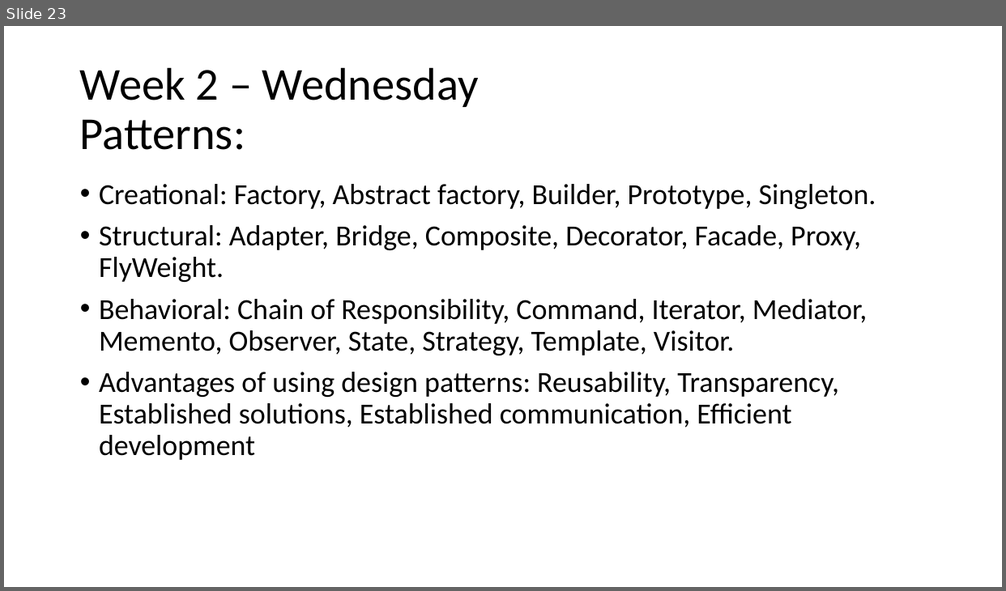
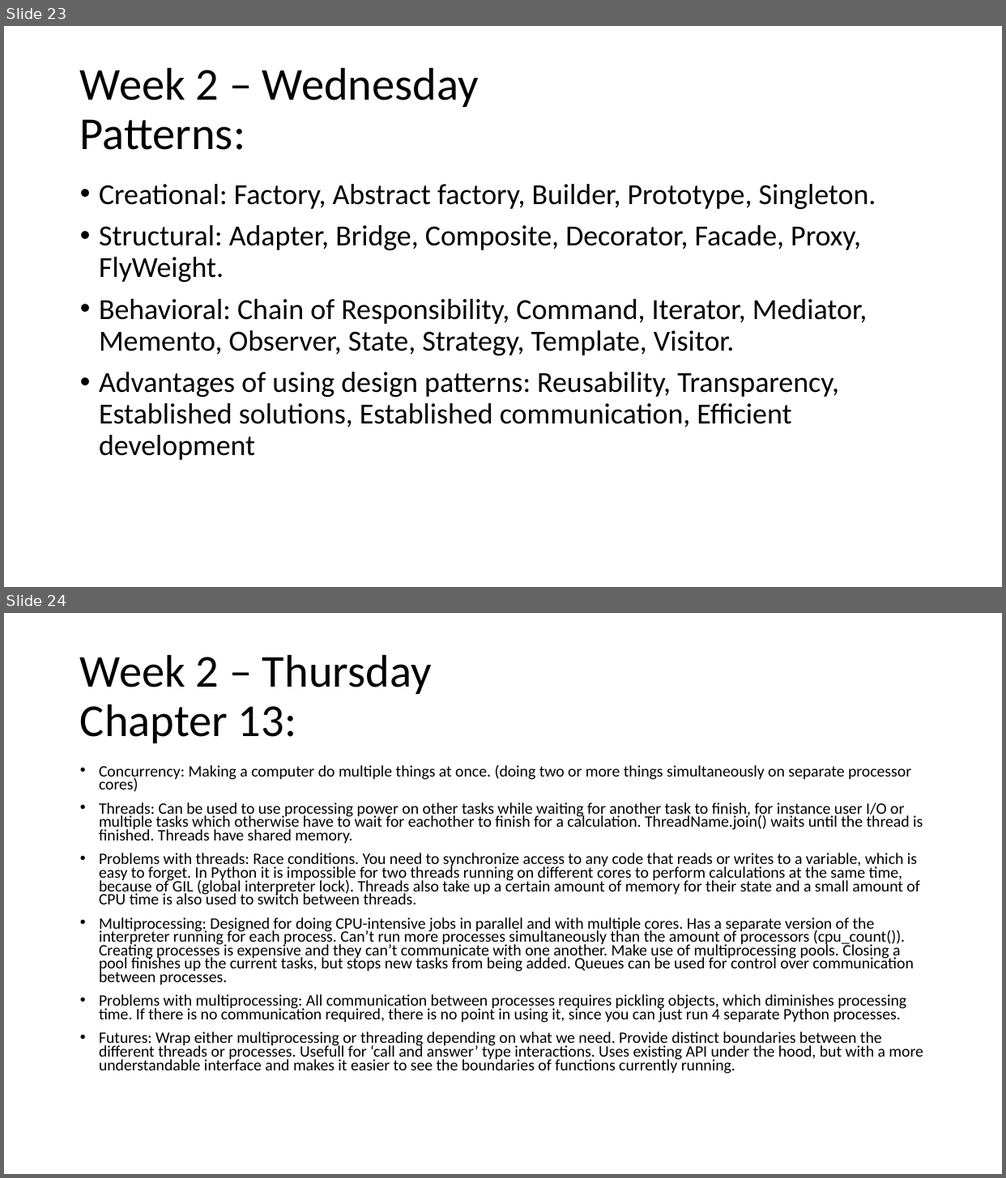
Before and after one commit to lamersfa/Python-Training-wk2226, a slide deck: Information learned during Python training.pptx. Shown one above the other, each under a label of ours: slide 23 before the commit, slides 23 and 24 after it. The pictures are 1006x591 and 1006x1178 pixels, drawn with LibreOffice and Linux fonts; fonts in the diff are those of the drawing. Boxes give left, top, right and bottom in pixels: in the first picture for what was removed or moved away, otherwise in the second. Text is boxed around its words. In the diff, an @@ line names an element or a change of style, - is before the commit and + after.

Commit message:
Powerpoint thursday

```diff
--- a/Information learned during Python training.pptx
+++ b/Information learned during Python training.pptx
@@ slide 24 added at box(4, 613, 1002, 1174), background #FFFFFF @@
@@ title added at box(80, 654, 432, 743), 44 pt, text #000000 @@
+Week 2 – Thursday
+Chapter 13:
@@ text added at box(99, 764, 923, 1074), 15.4 pt, text #000000 @@
+• Concurrency: Making a computer do multiple things at once. (doing two or more things simultaneously on separate processor cores)
+• Threads: Can be used to use processing power on other tasks while waiting for another task to finish, for instance user I/O or multiple tasks which otherwise have to wait for eachother to finish for a calculation. ThreadName.join() waits until the thread is finished. Threads have shared memory.
+• Problems with threads: Race conditions. You need to synchronize access to any code that reads or writes to a variable, which is easy to forget. In Python it is impossible for two threads running on different cores to perform calculations at the same time, because of GIL (global interpreter lock). Threads also take up a certain amount of memory for their state and a small amount of CPU time is also used to switch between threads.
+• Multiprocessing: Designed for doing CPU-intensive jobs in parallel and with multiple cores. Has a separate version of the interpreter running for each process. Can’t run more processes simultaneously than the amount of processors (cpu_count()). Creating processes is expensive and they can’t communicate with one another. Make use of multiprocessing pools. Closing a pool finishes up the current tasks, but stops new tasks from being added. Queues can be used for control over communication between processes.
+• Problems with multiprocessing: All communication between processes requires pickling objects, which diminishes processing time. If there is no communication required, there is no point in using it, since you can just run 4 separate Python processes.
+• Futures: Wrap either multiprocessing or threading depending on what we need. Provide distinct boundaries between the different threads or processes. Usefull for ‘call and answer’ type interactions. Uses existing API under the hood, but with a more understandable interface and makes it easier to see the boundaries of functions currently running.
```
Also in this commit, not shown: 1 other slide added.
